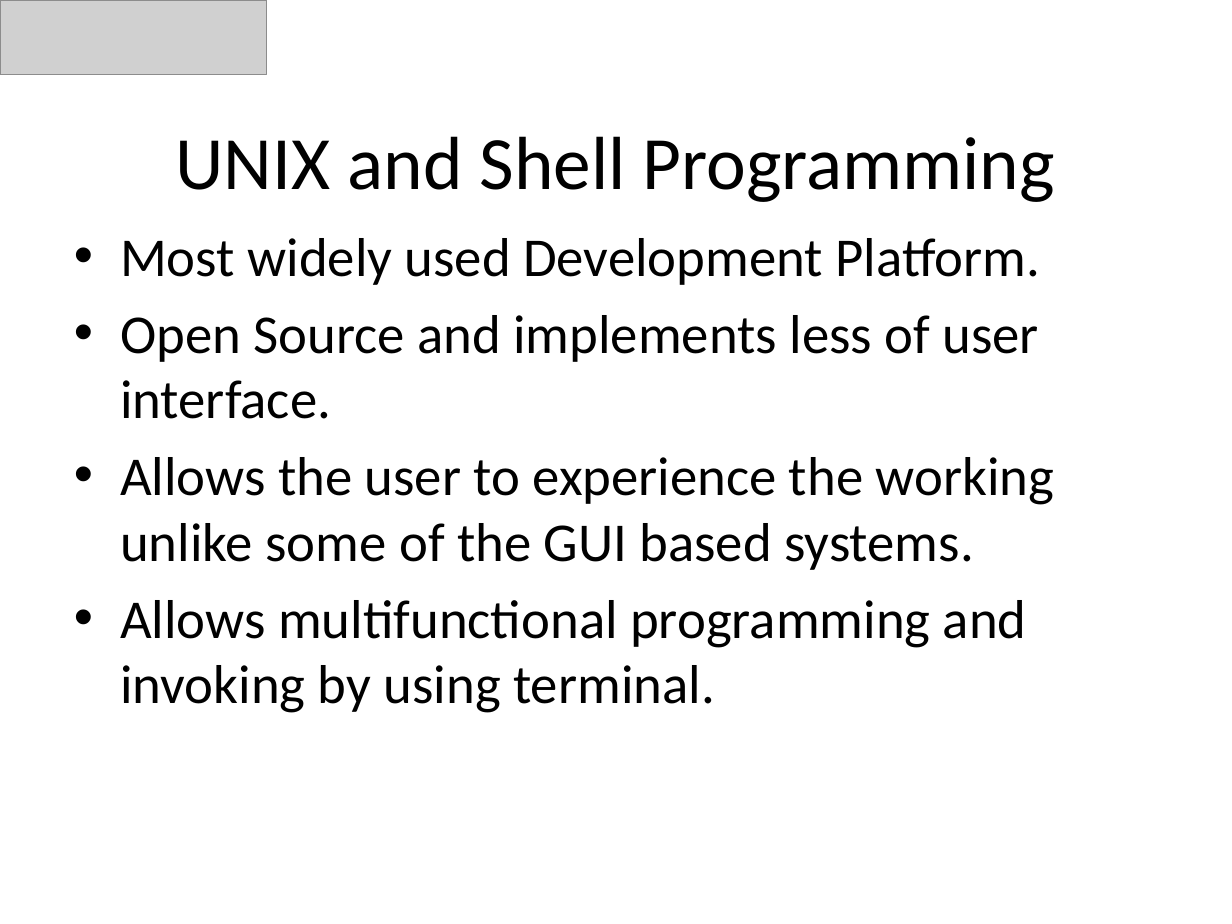
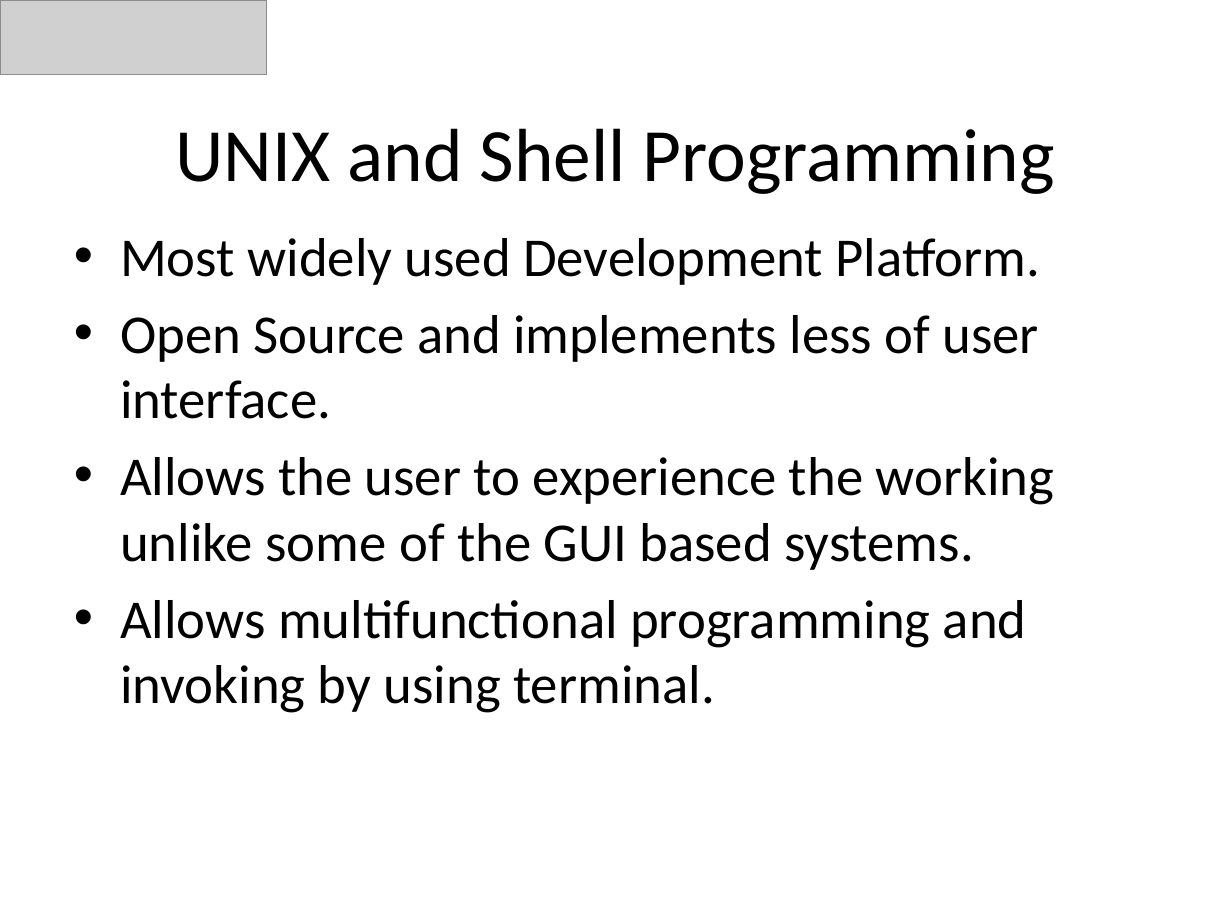
Before and after one commit to KishanVasu/Hello-world, a slide deck: slide 8 of SV [Autosaved].pptx (slide 7 before the commit). Drawn at 1232x924 pixels with LibreOffice and Linux fonts; fonts in the diff are those of the drawing; grey boxes stand for pictures. Boxes give left, top, right and bottom in pixels: in the first picture for what was removed or moved away, otherwise in the second. Text is boxed around its words. In the diff, an @@ line names an element or a change of style, - is before the commit and + after.

```diff
--- a/SV [Autosaved].pptx
+++ b/SV [Autosaved].pptx
@@ title "UNIX and Shell Programming": place and size @@
-title "UNIX and Shell Programming" at (176,136,1055,202)
+title "UNIX and Shell Programming" at (176,128,1055,194)
```
Also in this commit, not shown: 18 other slides changed, 10 slides added, 1 slide removed.
